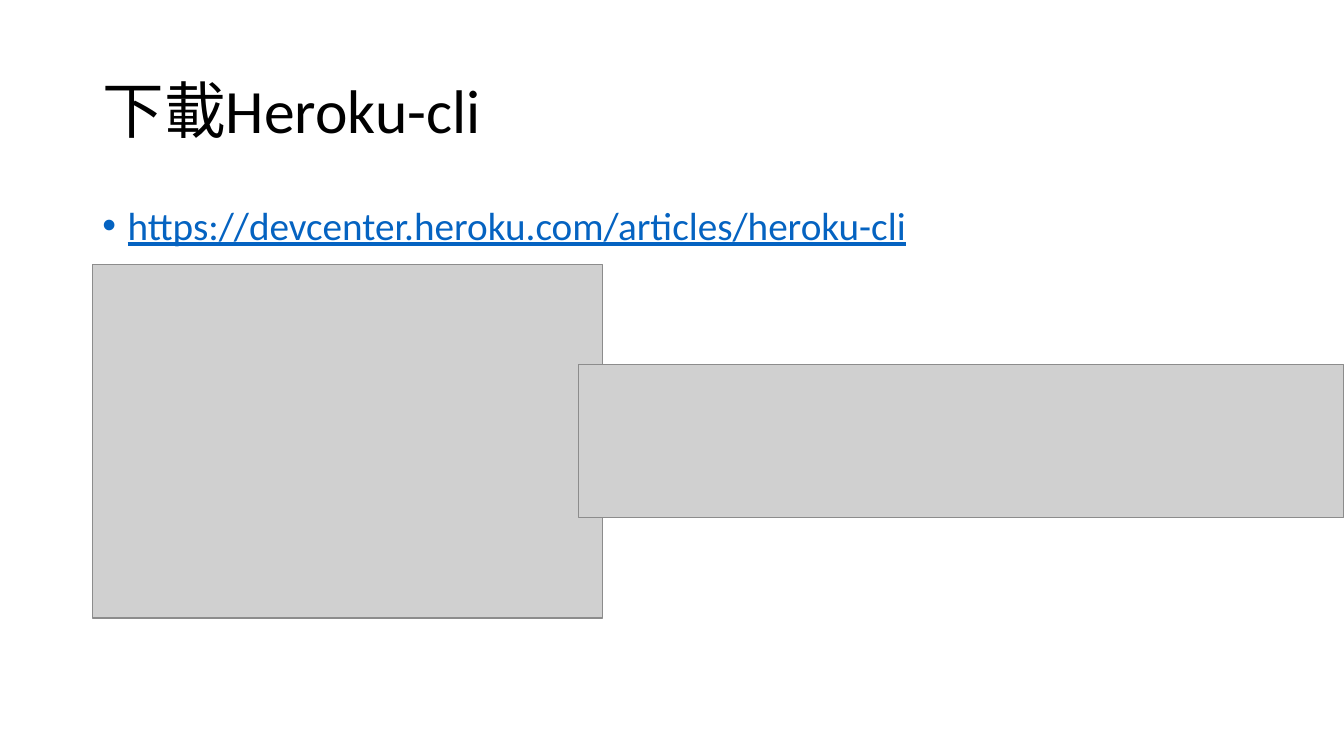
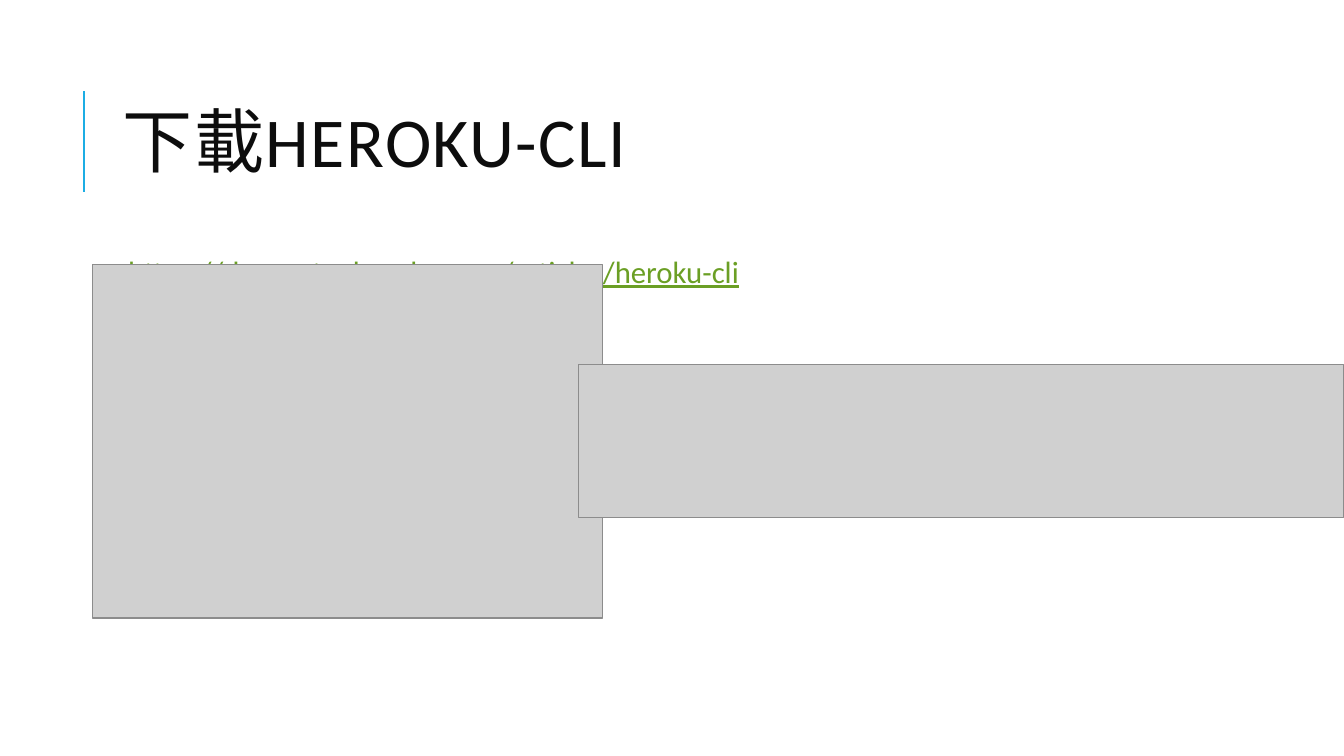
Before and after one commit to 106598065/ReactJSClass, a slide deck: slide 14 of React2627.pptx (slide 10 before the commit). Drawn at 1344x756 pixels with LibreOffice and Linux fonts; fonts in the diff are those of the drawing; grey boxes stand for pictures. Boxes give left, top, right and bottom in pixels: in the first picture for what was removed or moved away, otherwise in the second. Text is boxed around its words. In the diff, an @@ line names an element or a change of style, - is before the commit and + after.

```diff
--- a/React2627.pptx
+++ b/React2627.pptx
@@ line added from (84, 192) to (84, 91), #1CADE4 1.5 pt @@
@@ title at (x1=123, y1=108, x2=626, y2=173): text changed; size 44 to 50 pt; text colour #000000 to #0D0D0D @@
-下載Heroku-cli
+下載HEROKU-CLI
@@ text "https://devcenter.heroku.com/articles/heroku-cli" moved from (x1=128, y1=212, x2=906, y2=247) to (x1=128, y1=257, x2=739, y2=291) @@
@@ text "https://devcenter.heroku.com/articles/heroku-cli" at (x1=128, y1=257, x2=739, y2=291): size 28 to 22 pt, text colour #0563C1 to #6B9F25; bullet • to  ; more space between paragraphs @@
```
Also in this commit, not shown: 9 other slides changed, 7 slides added, 3 slides removed.
